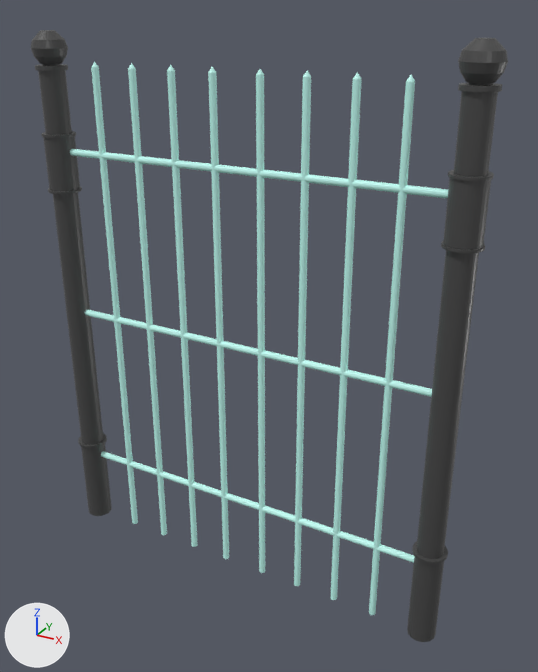
Before and after pictures for a commit that changed the Blender file Game/Assets/Our Assets/Models/Fence.blend.
Camera for both pictures: a 50 mm lens placed at (0.52, -2.19, 2.19), pointed at (-0.71, 0.06, 1.07). The axes (+X, +Y, +Z) are drawn at lower left. The lights are the same throughout.

Names of what the first picture shows: 'Connector1', 'Connector2', 'Connector3', 'Fence1', 'Fence2', 'Fence3', 'Fence4', 'Fence5', 'Fence6', 'Fence7', 'Fence8', 'Pole1', 'Pole2'.
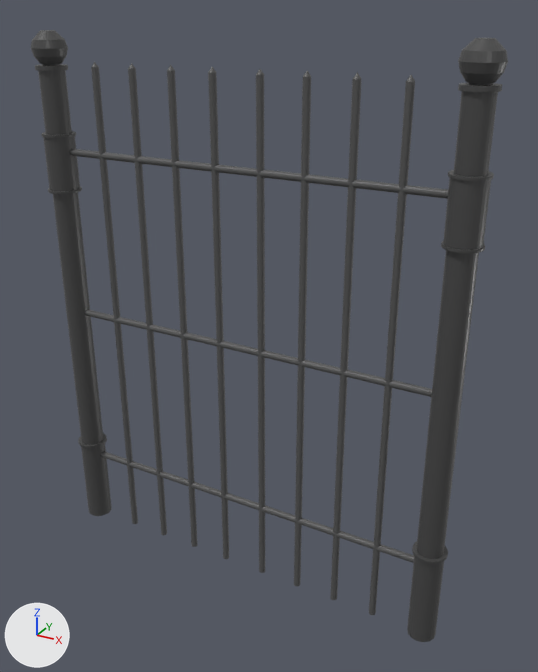
What differs and where, as boxes [x1, y1, x2, y2] in the pictures (538 x 672 px):
'Fence1', recoloured (cyan to grey): [369, 75, 415, 615] in both
'Fence2', recoloured: [330, 72, 362, 600] in both
'Fence3', recoloured: [294, 71, 311, 586] in both
'Fence4', recoloured: [256, 69, 265, 573] in both
'Fence5', recoloured: [208, 67, 229, 559] in both
'Fence6', recoloured: [167, 65, 198, 547] in both
'Fence7', recoloured: [128, 63, 167, 535] in both
'Fence8', recoloured: [91, 61, 138, 524] in both
'Connector1', recoloured (cyan to grey): [70, 149, 448, 199] in both
'Connector2', recoloured (cyan to grey): [85, 309, 432, 397] in both
'Connector3', recoloured (cyan to grey): [101, 451, 414, 563] in both

What the commit changed:
Material 'Material.001' (mat_material_001) changes colour from cyan #c4fff5 to dark grey #535353; in linear values from (0.554, 1.0, 0.915) to (0.0871, 0.0871, 0.0871).
